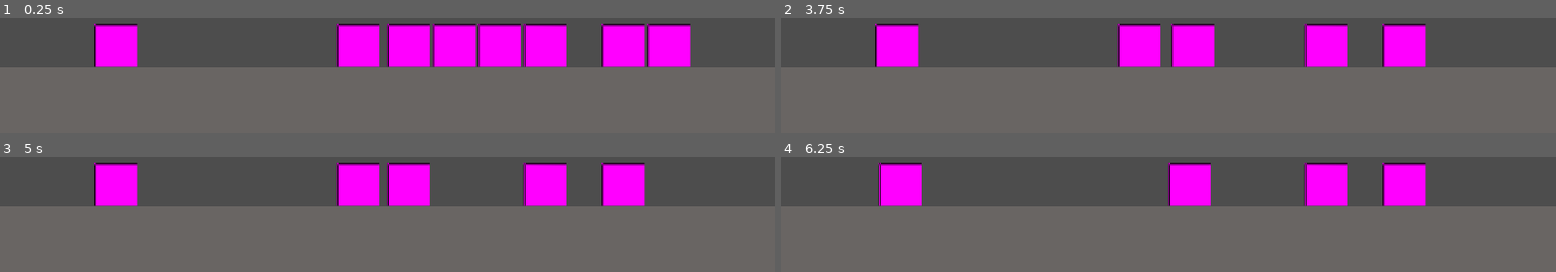
Above: before the commit, frames 1-4 (two rows, left to right).
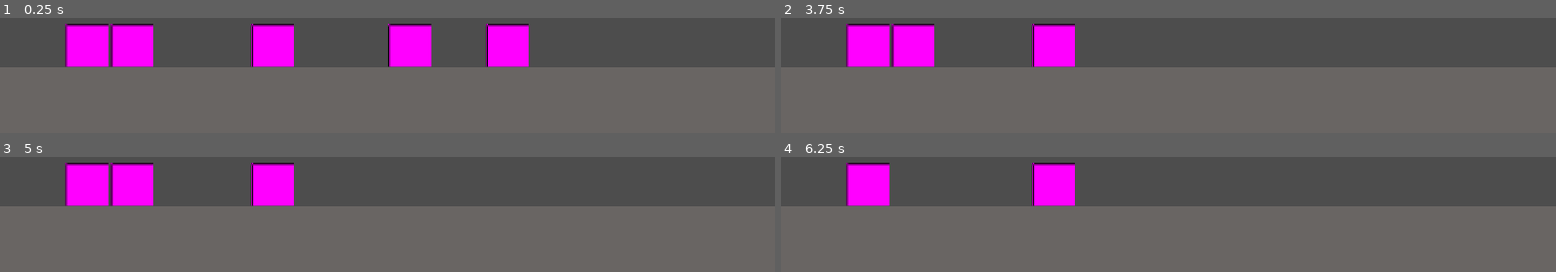
Above: after the commit, the same moments.

Repository: ghost-ily/NSTP_SLB_Project
Game: Godot game, scene res://Game 6 Resources/game_6.tscn
Two runs of this game, one before a commit and one after it. Both use one fixed random seed, a clock stepped at 60 frames per second and the inputs below.
Inputs (mouse positions are in pixels of both pictures, inside the frame that each line leads up to):
- Up to frame 1 (0.25 s): no input
- Up to frame 2 (3.75 s): tap Enter at 0.5, 2.75 s; move the mouse to (1323, 45) at 0.52 s; click (1323, 45) at 0.6 s; move the mouse to (1277, 45) at 1.27 s; click (1277, 45) at 1.35 s; tap Space at 2, 3.5 s; move the mouse to (1238, 45) at 2.02 s; click (1238, 45) at 2.1 s; move the mouse to (1447, 45) at 2.77 s; click (1447, 45) at 2.85 s; move the mouse to (1191, 45) at 3.52 s; click (1191, 45) at 3.6 s
- Up to frame 3 (5 s): tap Enter at 4.25 s; move the mouse to (620, 184) at 4.27 s; click (620, 184) at 4.35 s
- Up to frame 4 (6.25 s): move the mouse to (1137, 184) at 5.02 s; click (1137, 184) at 5.1 s; tap Space at 5.75 s; move the mouse to (897, 184) at 5.77 s; click (897, 184) at 5.85 s

The runs differ from the first frame. In frame 1, 16% of the frame differs, in the area x 8-90%, y 5-43%; in frame 2, 13%; in frame 3, 13%; in frame 4, 12%.

Commit message:
Readying for merge

Diff:
--- a/UI/game_manager.tscn
+++ b/UI/game_manager.tscn
@@ -8,7 +8,7 @@
 [ext_resource type="Texture2D" uid="uid://36pe2dpwdg0n" path="res://UI/hourglass.png" id="6_fuquo"]
 [ext_resource type="Texture2D" uid="uid://cial4wticjbmb" path="res://UI/health_bar.png" id="7_k66he"]
 
-[node name="GameManager" type="Control" unique_id=987682661]
+[node name="GameManager" type="Control" unique_id=987682661 groups=["garbage"]]
 layout_mode = 3
 anchors_preset = 15
 anchor_right = 1.0
--- a/game_6.gd
+++ b/game_6.gd
@@ -3,14 +3,27 @@
 @onready var trash = preload("res://Game 6 Resources/trash.tscn")
 var all_trash: Array
 
+var service = "Environmental"
+var game_complete: bool = false
+
 # Called when the node enters the scene tree for the first time.
 func _ready() -> void:
-	for i in range(4, randi_range(8, 12)):
-		var inst_trash = trash.instantiate()
-		inst_trash.position = Vector2(randi_range(100, 1000), 520)
-		add_child(inst_trash)
+	start_game()
 
 
 # Called every frame. 'delta' is the elapsed time since the previous frame.
 func _process(delta: float) -> void:
-	pass
+	if get_tree().get_nodes_in_group("garbage").is_empty():
+		game_complete = true
+
+
+func start_game():
+	if !get_tree().get_nodes_in_group("garbage").is_empty():
+		for t in get_tree().get_nodes_in_group("garbage"):
+			t.queue_free()
+	game_complete = false
+	for i in range(4, randi_range(8, 12)):
+		var inst_trash = trash.instantiate()
+		inst_trash.add_to_group("garbage")
+		inst_trash.position = Vector2(randi_range(100, 1000), 520)
+		add_child(inst_trash)
